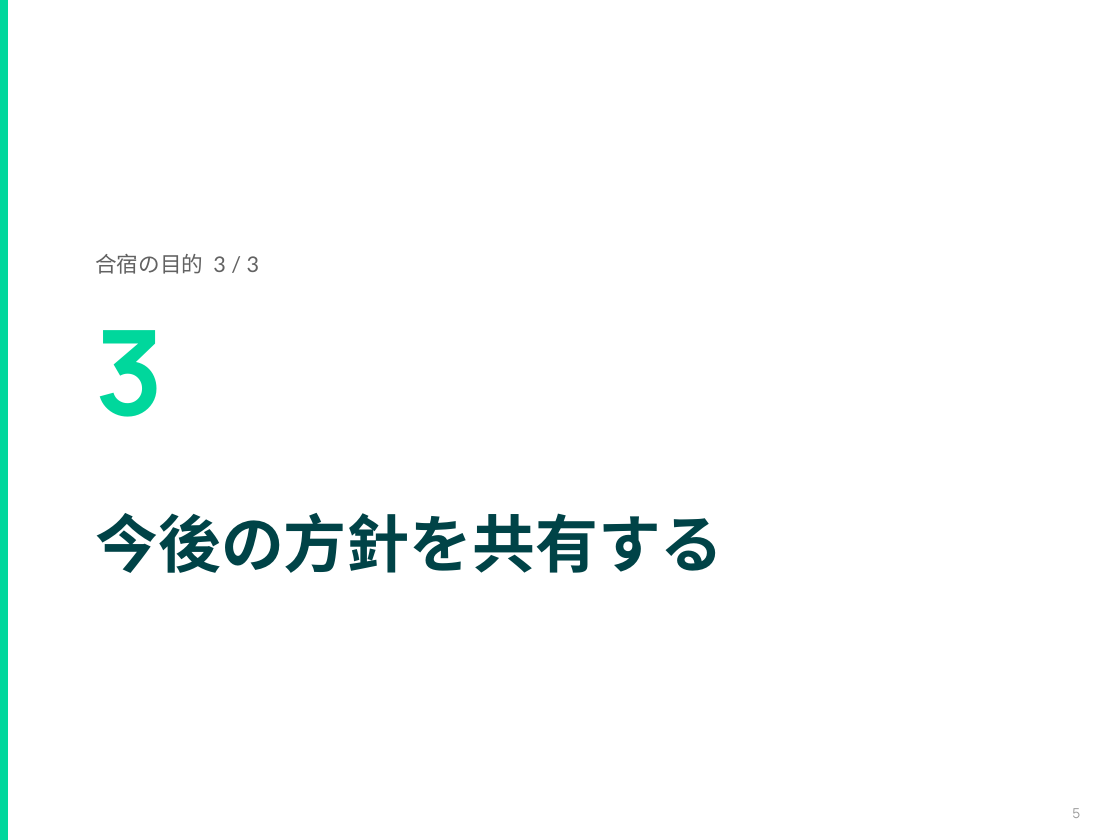
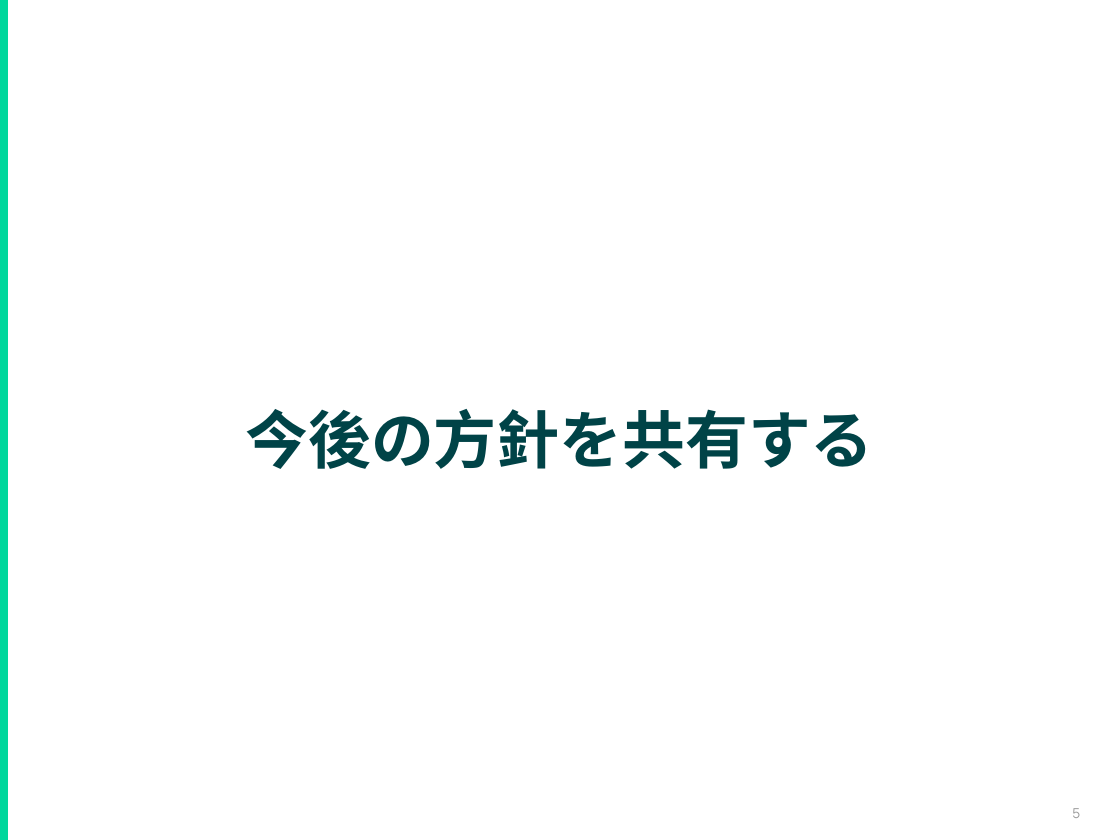
Before and after one commit to hiroki-tkg/material, a slide deck: slide 5 of retreat-2026-10/20261009_1day合宿_全社_第8期振り返りと第9期に向けて.pptx. Drawn at 1120x840 pixels with LibreOffice and Linux fonts; fonts in the diff are those of the drawing. Boxes give left, top, right and bottom in pixels: in the first picture for what was removed or moved away, otherwise in the second. Text is boxed around its words. In the diff, an @@ line names an element or a change of style, - is before the commit and + after.

```diff
--- a/retreat-2026-10/20261009_1day合宿_全社_第8期振り返りと第9期に向けて.pptx
+++ b/retreat-2026-10/20261009_1day合宿_全社_第8期振り返りと第9期に向けて.pptx
@@ text removed at <box>95,254,260,274</box> @@
-合宿の目的 3 / 3
@@ text "今後の方針を共有する": place and size @@
-text "今後の方針を共有する" at <box>95,513,723,573</box>
+text "今後の方針を共有する" at <box>245,409,873,469</box>
@@ text "今後の方針を共有する" at <box>245,409,873,469</box>: alignment left to centre; vertical alignment top to middle @@
@@ text removed at <box>95,330,164,417</box> @@
-3
```
Also in this commit, not shown: 4 other slides changed, 1 slide added, 1 slide removed, 3 other files.
